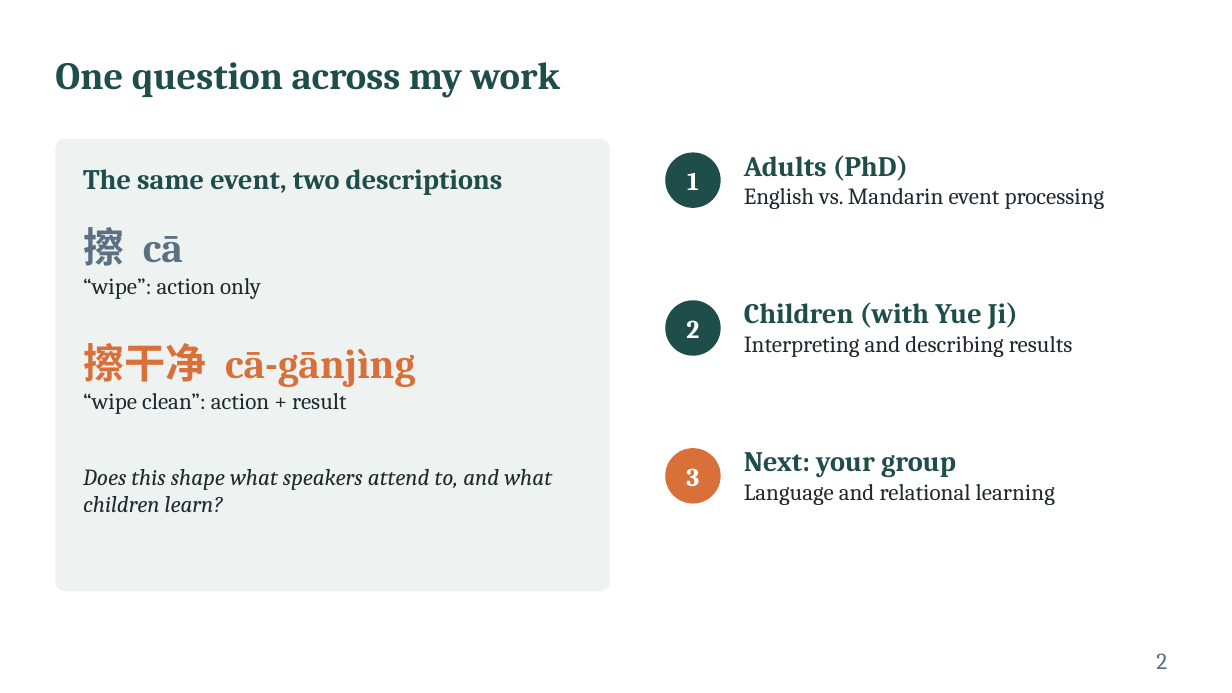
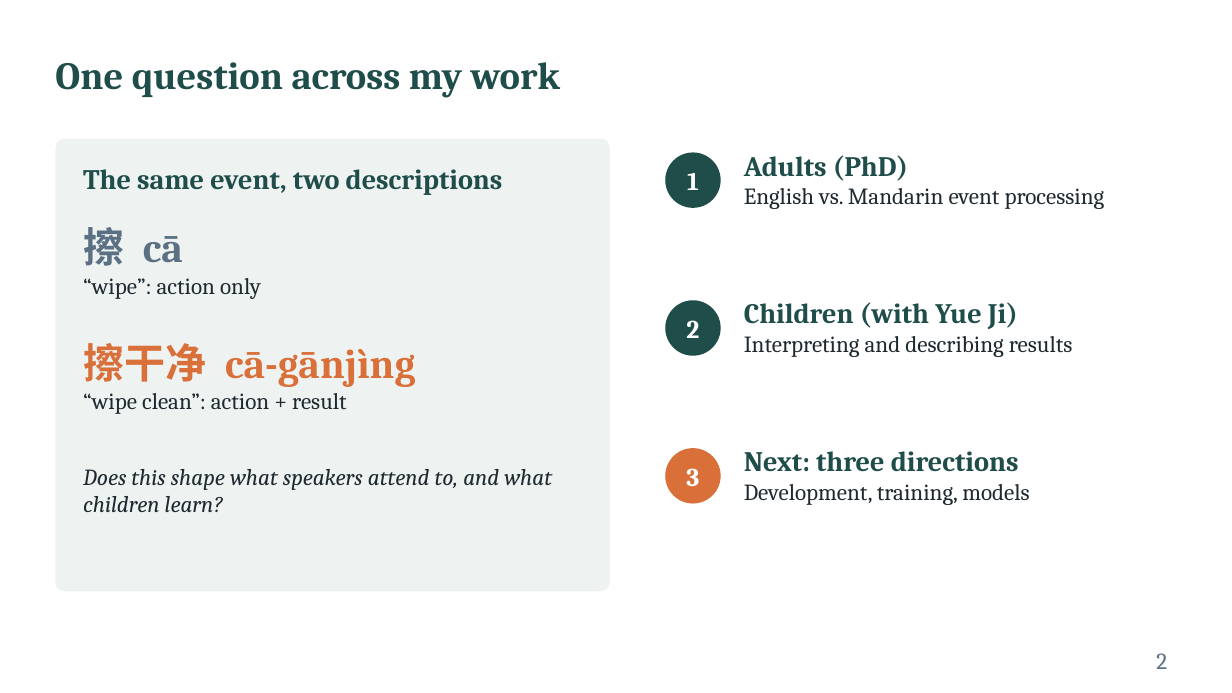
Before and after one commit to xtaoliu/claude, a slide deck: slide 2 of Liu_postdoc_interview_talk.pptx. Drawn at 1232x693 pixels with LibreOffice and Linux fonts; fonts in the diff are those of the drawing. Boxes give left, top, right and bottom in pixels: in the first picture for what was removed or moved away, otherwise in the second. Text is boxed around its words. In the diff, an @@ line names an element or a change of style, - is before the commit and + after.

```diff
--- a/Liu_postdoc_interview_talk.pptx
+++ b/Liu_postdoc_interview_talk.pptx
@@ text at bbox=[744, 451, 1029, 505]: text changed @@
-Next: your group
-Language and relational learning
+Next: three directions
+Development, training, models
```
Also in this commit, not shown: 2 other slides changed, 4 slides added, 4 slides removed, 1 other file.
